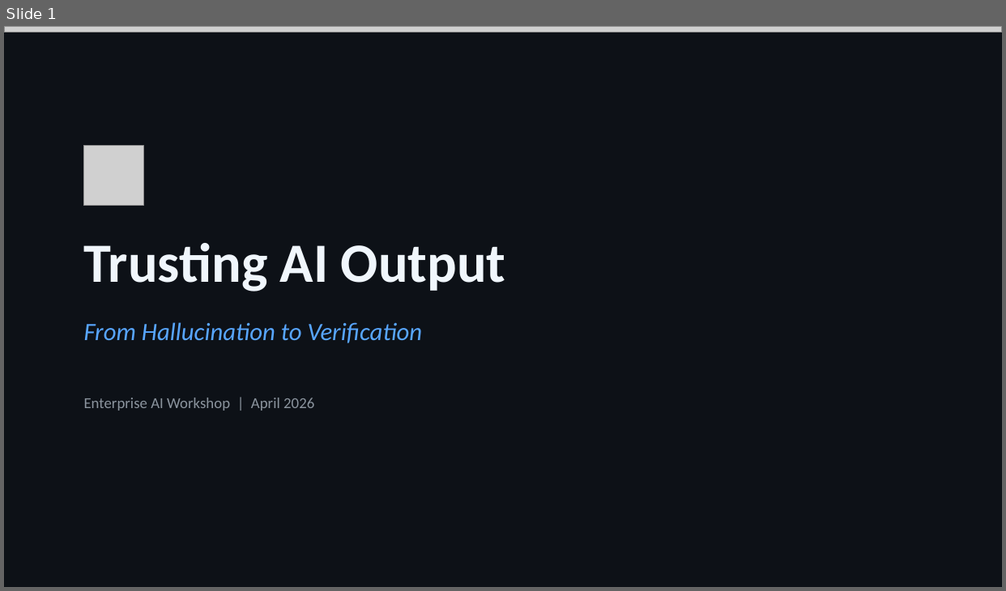
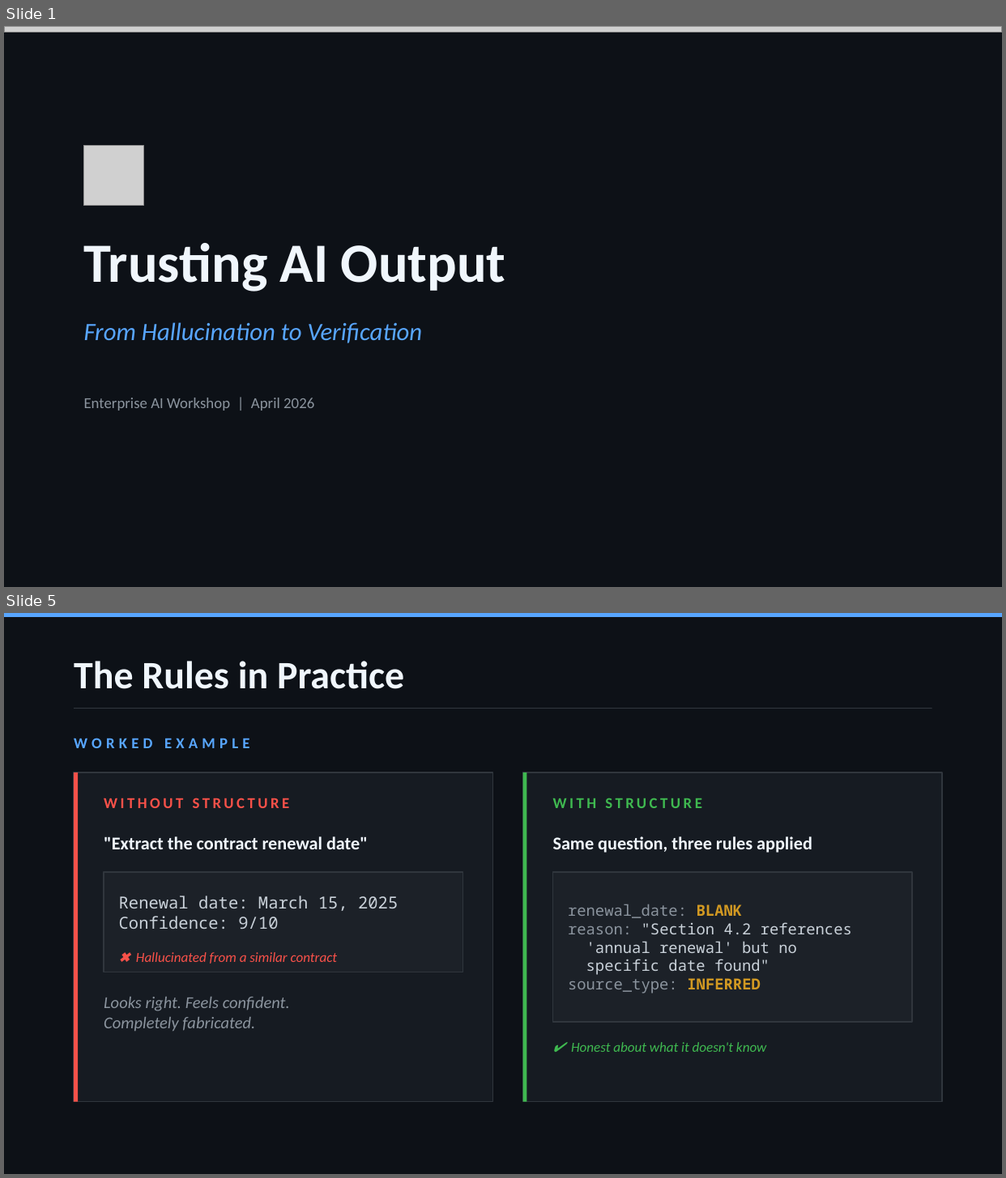
Before and after one commit to SteveHoggNZ/kb, a slide deck: trusting-ai-output.pptx. Shown one above the other, each under a label of ours: slide 1 before the commit, slides 1 and 5 after it; the slides between them are not shown. The pictures are 1006x591 and 1006x1178 pixels, drawn with LibreOffice and Linux fonts; fonts in the diff are those of the drawing; grey boxes stand for pictures. Boxes give left, top, right and bottom in pixels: in the first picture for what was removed or moved away, otherwise in the second. Text is boxed around its words. In the diff, an @@ line names an element or a change of style, - is before the commit and + after.

```diff
--- a/trusting-ai-output.pptx
+++ b/trusting-ai-output.pptx
@@ slide 5 added at bbox=[4, 613, 1002, 1174], background #0D1117 @@
@@ rectangle added at bbox=[4, 613, 1002, 617], fill #58A6FF @@
@@ text added at bbox=[74, 661, 404, 689], 28 pt, text #F0F6FC, bold @@
+The Rules in Practice
@@ rectangle added at bbox=[74, 708, 932, 709], fill #30363D @@
@@ text added at bbox=[74, 738, 250, 748], 11 pt, text #58A6FF, bold @@
+WORKED EXAMPLE
@@ rectangle added at bbox=[74, 773, 493, 1102], fill #161B22, outline #30363D 1 pt @@
@@ rectangle added at bbox=[74, 773, 78, 1102], fill #F85149 @@
@@ rectangle added at bbox=[523, 773, 942, 1102], fill #161B22, outline #30363D 1 pt @@
@@ rectangle added at bbox=[523, 773, 527, 1102], fill #3FB950 @@
@@ text added at bbox=[104, 798, 290, 808], 11 pt, text #F85149, bold @@
+WITHOUT STRUCTURE
@@ text added at bbox=[553, 798, 702, 808], 11 pt, text #3FB950, bold @@
+WITH STRUCTURE
@@ text added at bbox=[104, 837, 368, 850], 13 pt, text #F0F6FC, bold @@
+"Extract the contract renewal date"
@@ text added at bbox=[553, 837, 812, 853], 13 pt, text #F0F6FC, bold @@
+Same question, three rules applied
@@ rectangle added at bbox=[104, 872, 463, 973], fill #1C2128, outline #30363D 1 pt @@
@@ rectangle added at bbox=[553, 872, 912, 1022], fill #1C2128, outline #30363D 1 pt @@
@@ text added at bbox=[119, 896, 398, 929], 12 pt, text #C9D1D9 @@
+Renewal date: March 15, 2025
+Confidence: 9/10
@@ text added at bbox=[568, 905, 852, 994], 11 pt, text #C9D1D9 @@
+renewal_date: BLANK
+reason: "Section 4.2 references
+'annual renewal' but no
+specific date found"
+source_type: INFERRED
@@ text added at bbox=[136, 952, 337, 964], 10 pt, text #F85149, italic @@
+✖ Hallucinated from a similar contract
@@ text added at bbox=[104, 997, 290, 1031], 12 pt, text #8B949E, italic @@
+Looks right. Feels confident.
+Completely fabricated.
@@ text added at bbox=[571, 1042, 766, 1052], 10 pt, text #3FB950, italic @@
+✔ Honest about what it doesn't know
```
Also in this commit, not shown: 5 other slides added, 22 slides removed.
